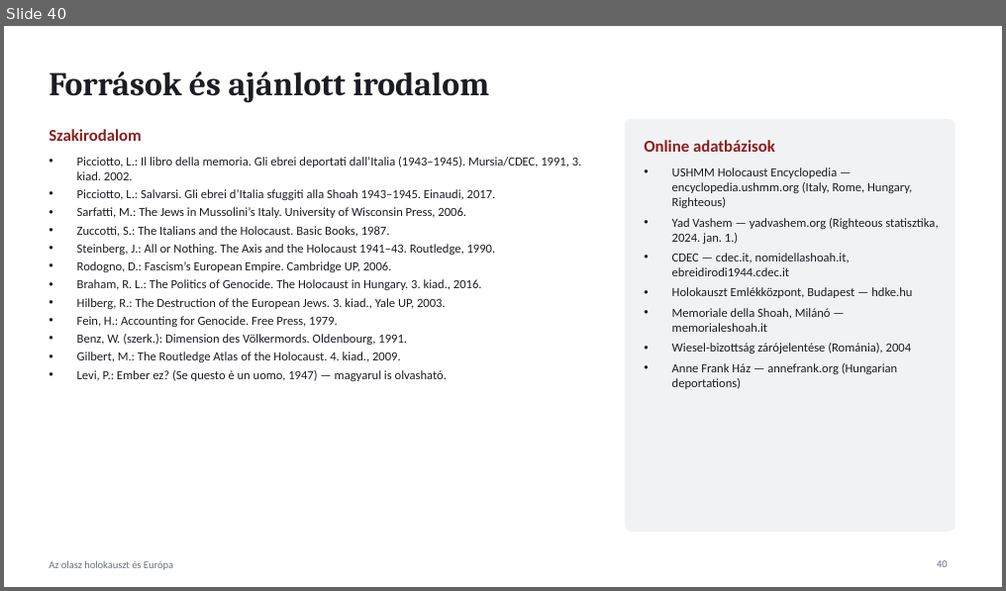
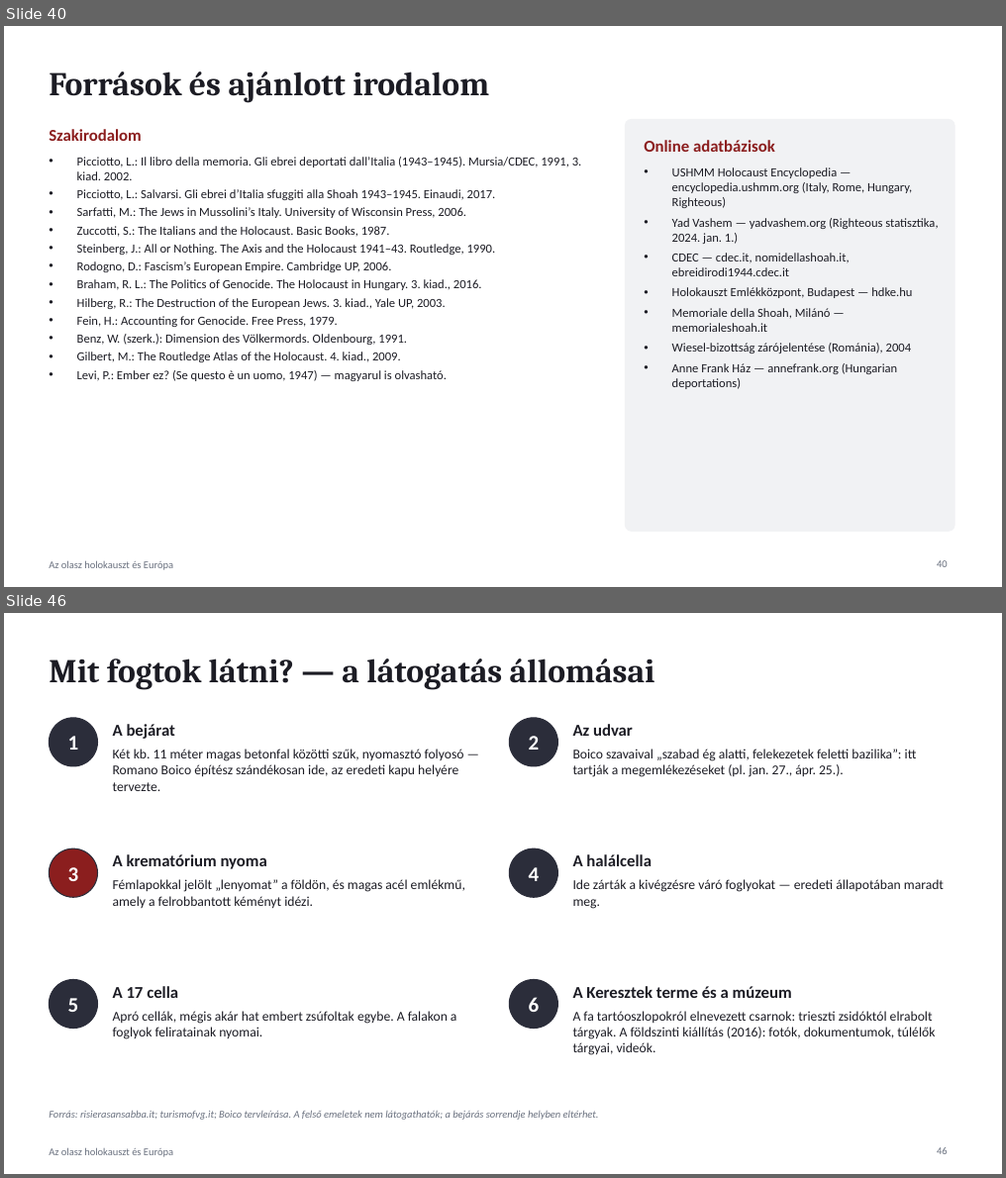
Before and after one commit to peter-racz-rhr/lwk, a slide deck: presentations/Olasz_holokauszt_es_Europa.pptx. Shown one above the other, each under a label of ours: slide 40 before the commit, slides 40 and 46 after it; the slides between them are not shown. The pictures are 1006x591 and 1006x1178 pixels, drawn with LibreOffice and Linux fonts; fonts in the diff are those of the drawing. Boxes give left, top, right and bottom in pixels: in the first picture for what was removed or moved away, otherwise in the second. Text is boxed around its words. In the diff, an @@ line names an element or a change of style, - is before the commit and + after.

```diff
--- a/presentations/Olasz_holokauszt_es_Europa.pptx
+++ b/presentations/Olasz_holokauszt_es_Europa.pptx
@@ slide 46 added at bbox=[4, 613, 1002, 1174], background #FFFFFF; not listed: 1 template element that a slide beside it also shows @@
@@ title added at bbox=[49, 659, 655, 690], 32 pt, text #1C1C24, bold @@
+Mit fogtok látni? — a látogatás állomásai
@@ ellipse added at bbox=[49, 718, 98, 766], fill #2B2D3A, outline #2B2D3A 1 pt @@
@@ text added at bbox=[113, 724, 175, 739], 16 pt, text #1C1C24, bold @@
+A bejárat
@@ ellipse added at bbox=[509, 718, 558, 766], fill #2B2D3A, outline #2B2D3A 1 pt @@
@@ text added at bbox=[573, 724, 633, 736], 16 pt, text #1C1C24, bold @@
+Az udvar
@@ text added at bbox=[68, 736, 79, 750], 20 pt, text #FFFFFF, bold @@
+1
@@ text added at bbox=[113, 749, 464, 791], 13 pt, text #1C1C24 @@
+Két kb. 11 méter magas betonfal közötti szűk, nyomasztó folyosó — Romano Boico építész szándékosan ide, az eredeti kapu helyére tervezte.
@@ text added at bbox=[529, 736, 540, 750], 20 pt, text #FFFFFF, bold @@
+2
@@ text added at bbox=[573, 749, 917, 777], 13 pt, text #1C1C24 @@
+Boico szavaival „szabad ég alatti, felekezetek feletti bazilika”: itt tartják a megemlékezéseket (pl. jan. 27., ápr. 25.).
@@ ellipse added at bbox=[49, 849, 98, 897], fill #8B1E1E, outline #2B2D3A 1 pt @@
@@ ellipse added at bbox=[509, 849, 558, 897], fill #2B2D3A, outline #2B2D3A 1 pt @@
@@ text added at bbox=[68, 867, 79, 881], 20 pt, text #FFFFFF, bold @@
+3
@@ text added at bbox=[113, 855, 267, 869], 16 pt, text #1C1C24, bold @@
+A krematórium nyoma
@@ text added at bbox=[113, 879, 465, 908], 13 pt, text #1C1C24 @@
+Fémlapokkal jelölt „lenyomat” a földön, és magas acél emlékmű, amely a felrobbantott kéményt idézi.
@@ text added at bbox=[529, 867, 540, 881], 20 pt, text #FFFFFF, bold @@
+4
@@ text added at bbox=[573, 855, 651, 866], 16 pt, text #1C1C24, bold @@
+A halálcella
@@ text added at bbox=[573, 879, 944, 909], 13 pt, text #1C1C24 @@
+Ide zárták a kivégzésre váró foglyokat — eredeti állapotában maradt meg.
@@ ellipse added at bbox=[49, 980, 98, 1029], fill #2B2D3A, outline #2B2D3A 1 pt @@
@@ text added at bbox=[68, 998, 79, 1012], 20 pt, text #FFFFFF, bold @@
+5
@@ text added at bbox=[113, 986, 178, 998], 16 pt, text #1C1C24, bold @@
+A 17 cella
@@ ellipse added at bbox=[509, 980, 558, 1029], fill #2B2D3A, outline #2B2D3A 1 pt @@
@@ text added at bbox=[529, 997, 540, 1012], 20 pt, text #FFFFFF, bold @@
+6
@@ text added at bbox=[573, 986, 792, 998], 16 pt, text #1C1C24, bold @@
+A Keresztek terme és a múzeum
@@ text added at bbox=[113, 1011, 457, 1040], 13 pt, text #1C1C24 @@
+Apró cellák, mégis akár hat embert zsúfoltak egybe. A falakon a foglyok feliratainak nyomai.
@@ text added at bbox=[573, 1011, 935, 1056], 13 pt, text #1C1C24 @@
+A fa tartóoszlopokról elnevezett csarnok: trieszti zsidóktól elrabolt tárgyak. A földszinti kiállítás (2016): fotók, dokumentumok, túlélők tárgyai, videók.
@@ text added at bbox=[49, 1111, 599, 1120], 10 pt, text #6B7280, italic @@
+Forrás: risierasansabba.it; turismofvg.it; Boico tervleírása. A felső emeletek nem látogathatók; a bejárás sorrendje helyben eltérhet.
@@ page number added at bbox=[937, 1148, 947, 1155], 10 pt, text #6B7280 @@
+46
```
Also in this commit, not shown: 2 slides changed, 11 other slides added.
